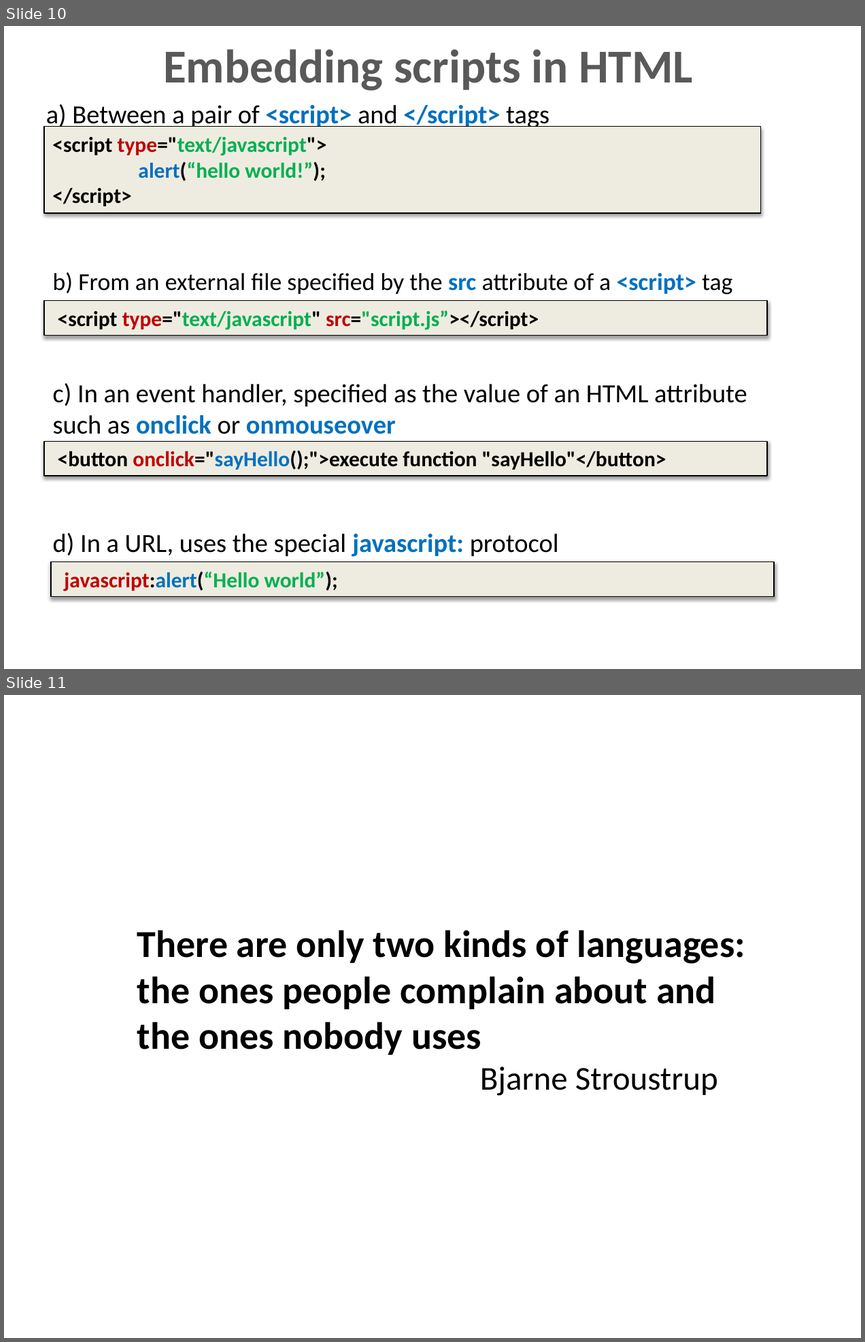
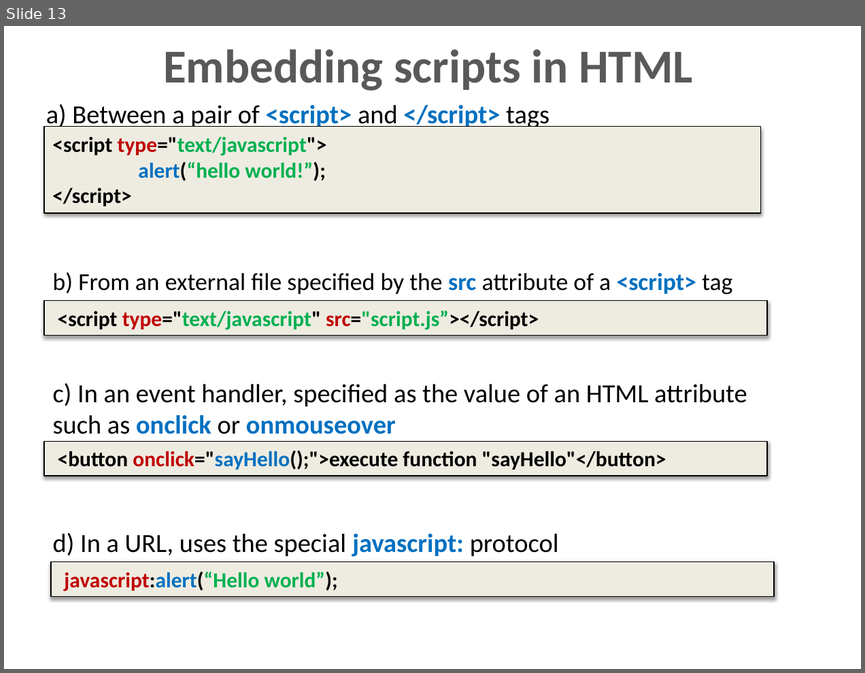
Before and after one commit to dzmitry-varabei/front-end-course, a slide deck: js-data-types/Data_types.pptx. Shown one above the other, each under a label of ours: slides 10 and 11 before the commit, slide 13 after it. The pictures are 865x1342 and 865x673 pixels, drawn with LibreOffice and Linux fonts; fonts in the diff are those of the drawing. Boxes give left, top, right and bottom in pixels: in the first picture for what was removed or moved away, otherwise in the second. Text is boxed around its words. In the diff, an @@ line names an element or a change of style, - is before the commit and + after.

```diff
--- a/js-data-types/Data_types.pptx
+++ b/js-data-types/Data_types.pptx
@@ slide 11 removed at box(4, 695, 861, 1338), background #FFFFFF @@
@@ text removed at box(137, 930, 745, 1096) @@
-There are only two kinds of languages: the ones people complain about and the ones nobody uses
-Bjarne Stroustrup
@@ what was slide 10 is now slide 13 @@
```
Also in this commit, not shown: 1 slide changed, 6 slides added, 4 other slides removed, 6 other files.
